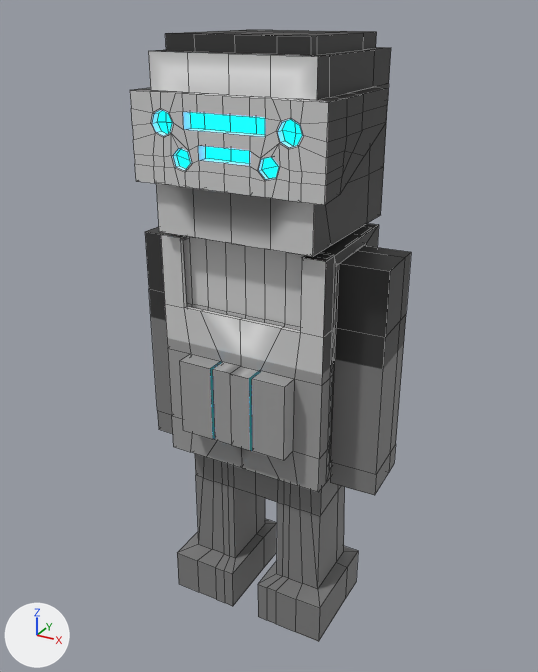
The FBX model Assets/3D/CH_B.fbx, before and after one commit.
Before and after are seen from a 50 mm lens placed at (0.815, -1.505, 1.514), pointed at (-0.012, -0.003, 0.763). Every picture has the same lights, and +X, +Y and +Z are marked at lower left. Mesh edges are drawn as thin lines. Where no turn or scale is listed for an object, it has been applied to the vertices.

The first picture shows 'CH_B'.
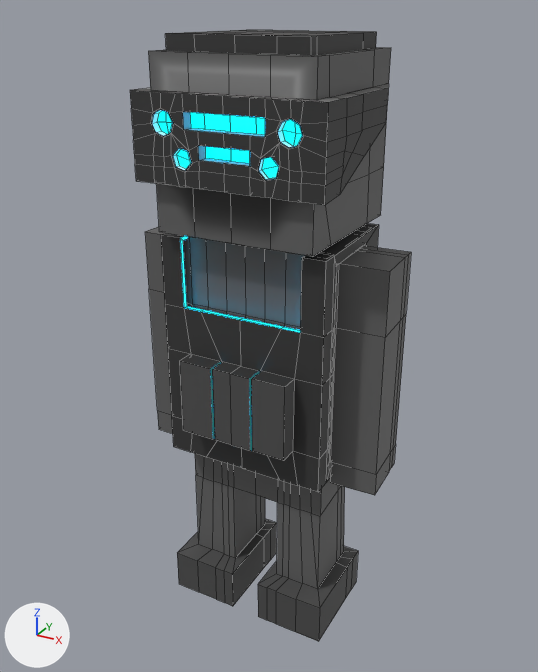
Changed parts and their boxes [x1, y1, x2, y2] in the pictures (538 x 672 px; the box of a moved part takes in the faces that stretch with it):
part 1 of me_cube_048, moved or reshaped
    both: [256, 246, 411, 599]
part 2 of me_cube_048, surface changed
    both: [130, 35, 405, 642]
part 3 of me_cube_048, recoloured (grey to cyan)
    both: [180, 236, 300, 333]

The edits, one by one:
me_cube_048 is used by ob_ch_b; location (0.0, 0.0, 0.0).
me_cube_048 had 889 vertices, 895 faces and spanned x -0.32..0.32, y -0.214..0.193, z 0.0..1.468.
me_cube_048 now has 909 vertices, 900 faces and spans x -0.32..0.32, y -0.214..0.193, z 0.0..1.468.
Part 1, on me_cube_048:
37 vertices are removed from x -0.063..0.063, y -0.202..-0.15, z 0.557..0.751.
113 faces are deleted.
2 vertices move from x -0.137..0.137, y -0.151, z 0.562 to x -0.137..0.137, y -0.151, z 0.566.
13 vertices are added at x -0.193..0.193, y -0.153..0.1, z 0.347..1.034.
14 new vertices lie (0.0, -0.038, 0.0) away from vertices in x -0.221..0.221, y 0.095, z 0.0..0.112.
9 new vertices lie (-0.001, 0.023, 0.0) away from vertices in x 0.194..0.315, y 0.023..0.028, z 0.444..1.009.
9 new vertices lie (0.001, 0.023, 0.0) away from vertices in x -0.315..-0.194, y 0.023..0.028, z 0.444..1.009.
7 new vertices lie (0.0, -0.026, 0.0) away from vertices in x -0.188..0.188, y 0.074, z 0.112..0.347.
5 new vertices lie (0.0, 0.0, -0.019) away from vertices in x -0.102..0.102, y 0.108, z 1.053.
118 new faces join them, mat_m_atlas (picture img_t_atlasgrey_b_tga).
me_cube_048 part 2: 782 kept faces spanning x -0.32..0.32, y -0.214..0.193, z 0.0..1.468 get new texture (UV) coordinates.
me_cube_048 part 3: 16 faces spanning x -0.154..0.154, y -0.162..0.162, z 0.866..1.037 switch from mat_m_atlas (picture img_t_atlasgrey_b_tga) to mat_m_emission (cyan #00b4e7).
